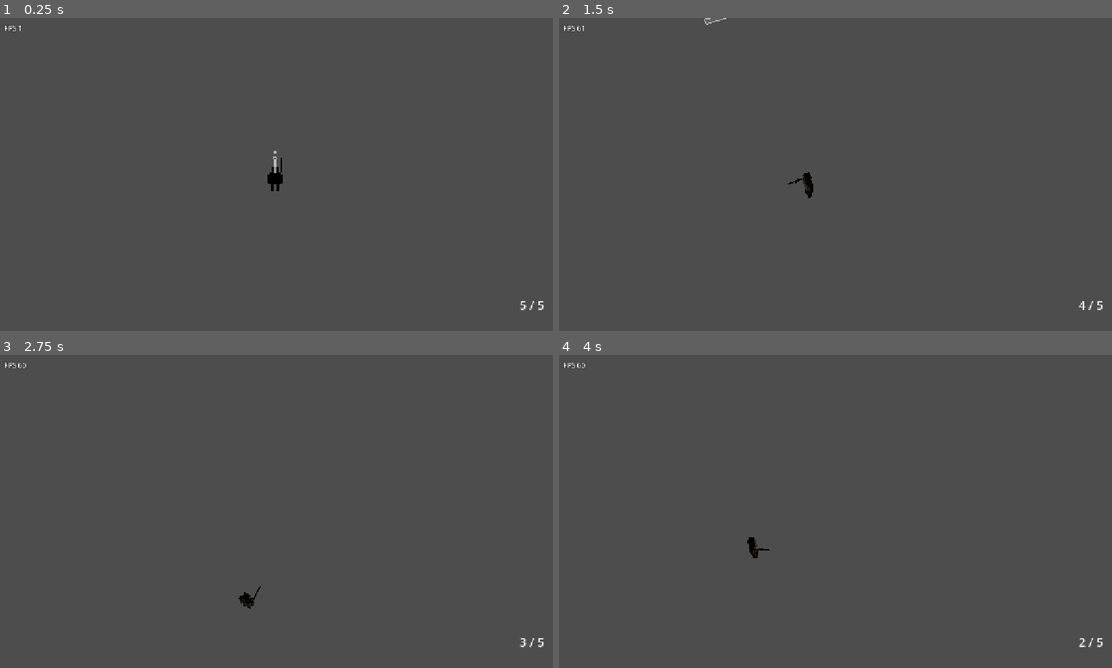
Above: before the commit, frames 1-4 (two rows, left to right).
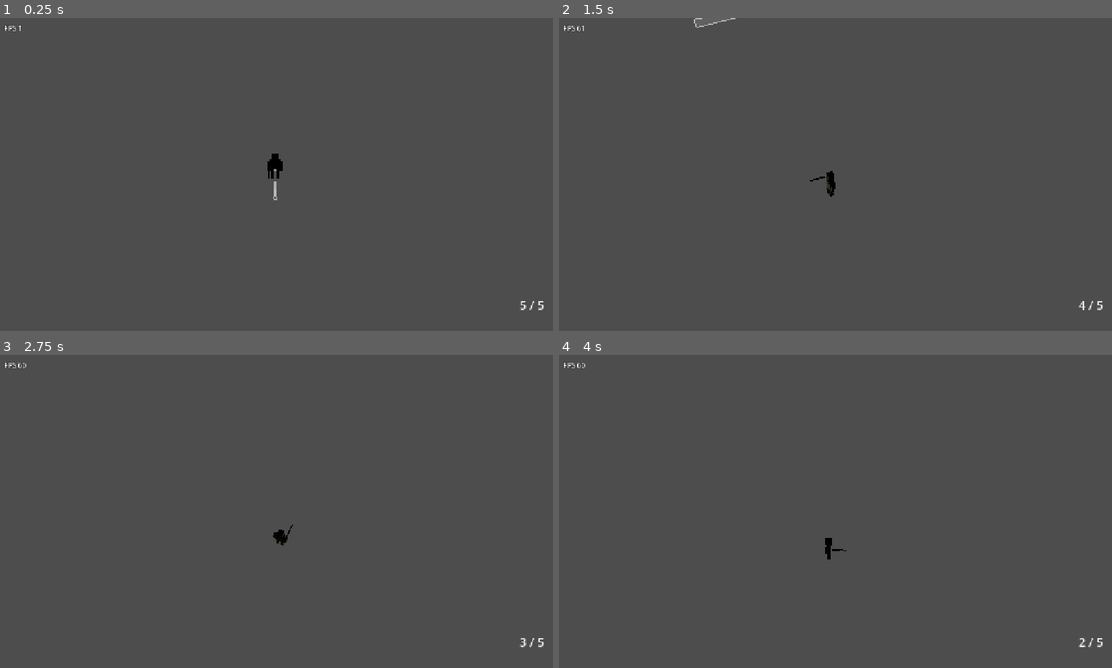
Above: after the commit, the same moments.

Repository: cybernattor/rankborn
Game: Godot game, scene res://scenes/shared/player.tscn
The game is run twice, just before and just after one commit, with the same random seed, the same clock (stepped at 60 frames per second) and the same inputs. This scene is started directly instead of the project's main scene.
Inputs (mouse positions are in pixels of both pictures, inside the frame that each line leads up to):
- Up to frame 1 (0.25 s): no input
- Up to frame 2 (1.5 s): tap Enter (ui_accept) at 0.5 s; move the mouse to (957, 158) at 0.52 s; hold D (move_right) 0.53-1.25 s; hold Right mouse button (aim) 0.53-1.25 s; click (957, 158) at 0.67 s; tap Space (jump) at 0.77 s; drag from (724, 190) to (807, 237) at 1.27 s
- Up to frame 3 (2.75 s): move the mouse to (331, 442) at 2.02 s; hold D (move_right) from 2.03 s (still down); hold Ctrl (crouch) from 2.03 s (still down); click (331, 442) at 2.17 s; right-click (331, 442) at 2.3 s
- Up to frame 4 (4 s): release D (move_right) at 2.75 s; release Ctrl (crouch) at 2.75 s; drag from (807, 574) to (669, 464) at 2.77 s; move the mouse to (1001, 558) at 3.52 s; hold A (move_left) from 3.53 s (still down); hold Shift (sprint) from 3.53 s (still down); click (1001, 558) at 3.67 s; tap Space (jump) at 3.77 s; right-click (1001, 558) at 3.8 s

The runs differ from the first frame. In frame 1, 0.2% of the frame differs, in the area x 48-52%, y 42-59%; in frame 2, 0.3%, in the area x 24-50%, y 0-58%; in frame 3, 0.2%; in frame 4, 0.2%.
Error in both runs: Invalid call to function 'ground_height_at' in base 'CharacterBody3D (player_controller.gd)'. Expected 1 argument(s). (res://scripts/player/player_controller.g…

Commit message:
fix(aim): mouse aim no longer sticks when the cursor crosses the soldier
The 1 m dead zone (~90 px on screen) froze the aim for half a second, and
the hip look-ahead made it worse: as the aim point came closer the camera
moved and the world shifted under a still cursor.

- Dead zone in screen pixels (6 px) instead of metres.
- With the mouse the camera stays on the soldier from the hip (Foxhole);
  it still looks ahead while aiming and for the stick.
- Test: cursor 20 px either side of the soldier turns the aim at once.

Co-Authored-By: Claude Opus 5.5 <noreply@anthropic.com>
Claude-Session: https://claude.ai/code/session_01HawzunZx1E3va69Y3pmV6w

Diff:
--- a/scripts/player/iso_camera.gd
+++ b/scripts/player/iso_camera.gd
@@ -51,9 +51,13 @@
 	if "aim_point" in target:
 		var to_aim: Vector3 = (target.aim_point - focus) * Vector3(1, 0, 1)
 		# Камера уходит вперёд по мере сведения прицела, а не скачком.
+		# С мышью от бедра камера стоит на месте, как у Foxhole: иначе это петля —
+		# курсор у солдата → прицел ближе → камера едет → мир под курсором сдвигается →
+		# прицел снова меняется; прицел «застревал», проходя через солдата.
 		var progress: float = target.aim_progress
+		var hip_share := 0.0 if target.uses_mouse_aim() else LOOK_AHEAD
 		var limit := lerpf(LOOK_AHEAD_MAX, LOOK_AHEAD_ADS_MAX, progress)
-		var share := lerpf(LOOK_AHEAD, 1.0, progress)
+		var share := lerpf(hip_share, 1.0, progress)
 		focus += (to_aim * share).limit_length(limit)
 	return focus
 
--- a/scripts/player/player_controller.gd
+++ b/scripts/player/player_controller.gd
@@ -63,8 +63,12 @@
 const STICK_TURN_SPEED := 6.0
 const STICK_TURN_SPEED_ADS := 2.2
 const STICK_DISTANCE_SMOOTHING := 8.0
-## Курсор ближе этого к игроку не меняет направление: иначе персонаж крутится на месте.
-const MIN_MOUSE_AIM_DISTANCE := 1.0
+## Мёртвая зона курсора вокруг солдата — в пикселях экрана, а не в метрах: при 1 м
+## (≈90 px на экране) прицел «застревал» на полсекунды, пока курсор проходил через
+## солдата, и потом прыгал. Несколько пикселей хватает, чтобы он не крутился волчком.
+const MOUSE_AIM_DEADZONE_PX := 6.0
+## Ближе этого точка прицела не подходит: конус и выстрел вырождаются в точку.
+const MIN_AIM_DISTANCE := 0.5
 
 ## Туман войны: хост решил, что этого (удалённого) игрока нам не видно
 ## (VisibilityManager). Не рисуется и не ловит пули — иначе можно стрелять по призраку
@@ -203,6 +207,11 @@
 	return global_position + Vector3.UP * (SHOT_HEIGHT * get_body_height() / STAND_HEIGHT)
 
 
+## Целимся мышью (курсором), а не стиком.
+func uses_mouse_aim() -> bool:
+	return _mouse_aim
+
+
 ## Горизонтальное направление прицеливания (единичное).
 func get_aim_direction() -> Vector3:
 	return _aim_direction
@@ -279,11 +288,14 @@
 	if not _mouse_aim:
 		return
 	var cursor := get_viewport().get_mouse_position()
-	var on_plane := camera.screen_to_plane(cursor, get_shot_origin().y)
+	var shot_origin := get_shot_origin()
+	if cursor.distance_to(camera.unproject_position(shot_origin)) <= MOUSE_AIM_DEADZONE_PX:
+		return
+	var on_plane := camera.screen_to_plane(cursor, shot_origin.y)
 	var to_cursor := (on_plane - global_position) * Vector3(1, 0, 1)
-	if to_cursor.length() > MIN_MOUSE_AIM_DISTANCE:
+	if to_cursor.length_squared() > 0.000001:
 		_aim_direction = to_cursor.normalized()
-		_aim_distance = to_cursor.length()
+		_aim_distance = maxf(to_cursor.length(), MIN_AIM_DISTANCE)
 
 
 func _compute_aim_point() -> Vector3:
--- a/tests/input_check.gd
+++ b/tests/input_check.gd
@@ -104,6 +104,12 @@
 	# Курсор выше по экрану — целится в −Z.
 	await _mouse_to(_player_on_screen() + Vector2(0, -200))
 	_check(player.get_aim_direction().dot(Vector3.FORWARD) > 0.95, "Курсор сверху не поворачивает прицел вперёд")
+	# Курсор, проведённый через солдата, сразу разворачивает прицел: раньше вокруг него
+	# была мёртвая зона в 1 м (≈90 px), и прицел «застревал» на полсекунды.
+	await _mouse_to(_player_on_screen() + Vector2(20, 0))
+	_check(player.get_aim_direction().dot(Vector3.RIGHT) > 0.95, "Курсор рядом с солдатом не поворачивает прицел")
+	await _mouse_to(_player_on_screen() + Vector2(-20, 0))
+	_check(player.get_aim_direction().dot(Vector3.LEFT) > 0.95, "Прицел застревает, когда курсор проходит через солдата")
 	# Правый стик геймпада задаёт направление и перехватывает прицел у мыши.
 	# Поворот стиком плавный: не скачком за один кадр (дрожь пальца дёргала прицел),
 	# но и не вязкий — за полсекунды доходит.
Not shown, changed: AGENTS.md
